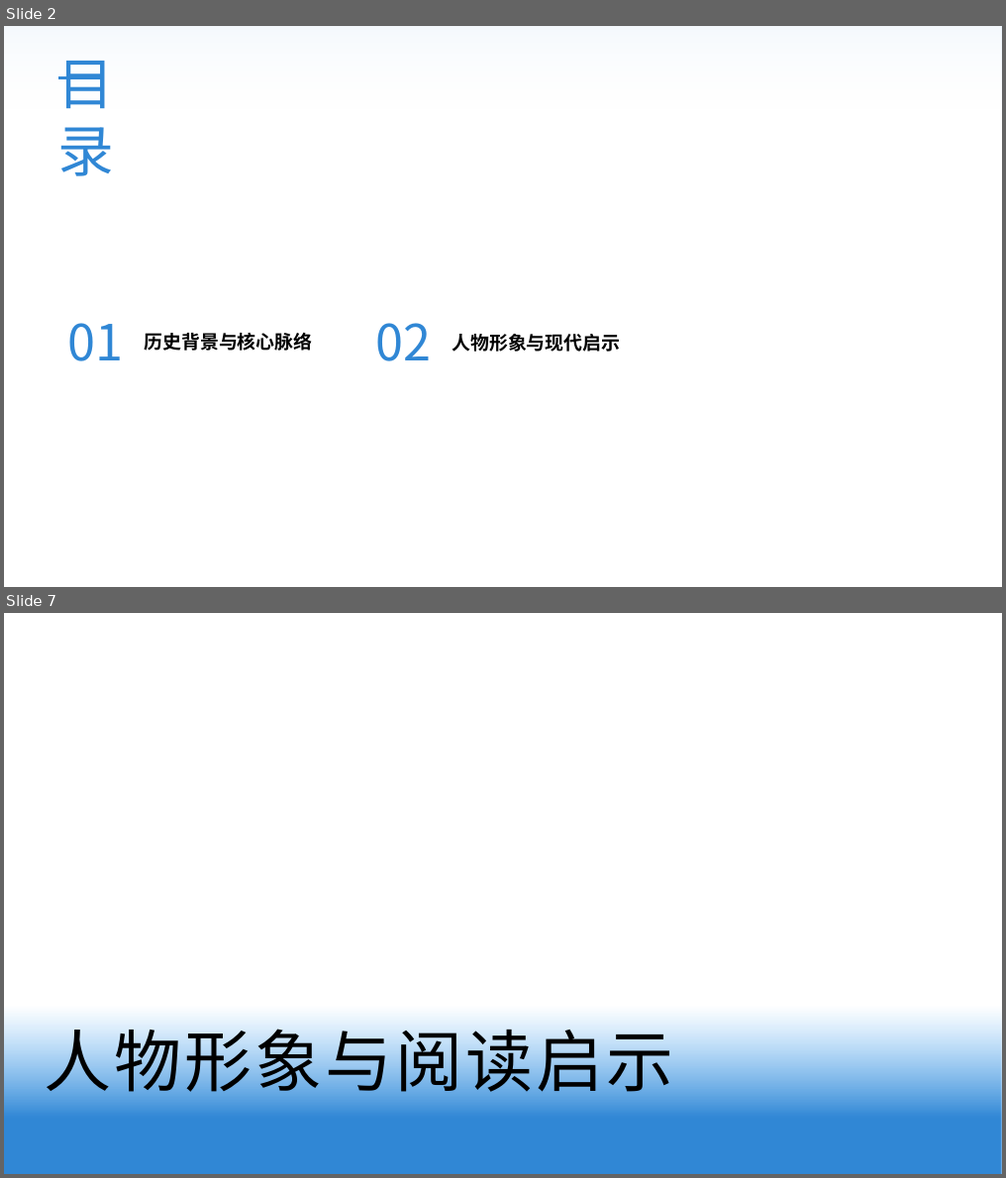
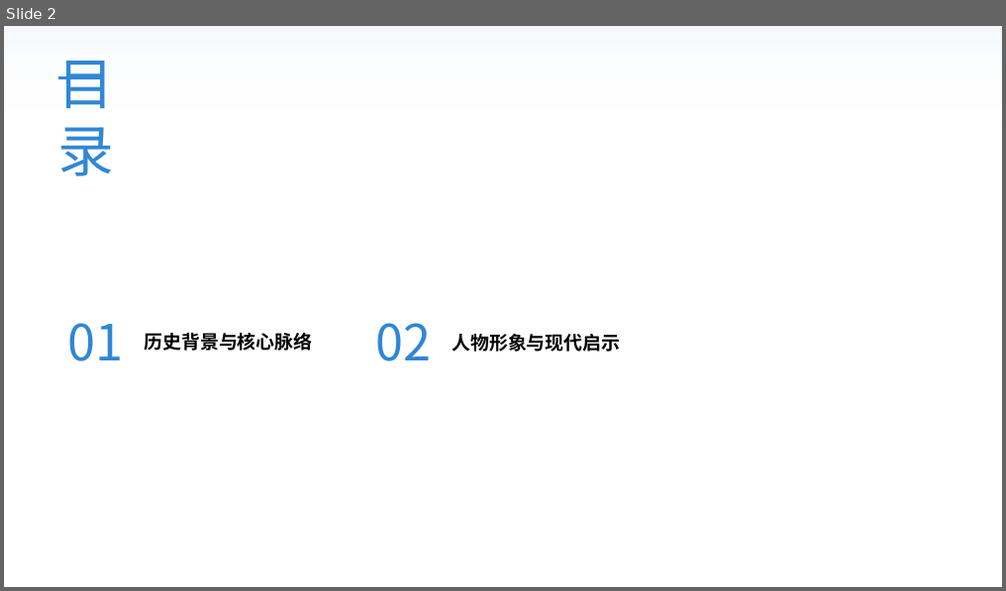
Before and after one commit to fefeding/pptx-parser, a slide deck: examples/3guo.pptx. Shown one above the other, each under a label of ours: slides 2 and 7 before the commit, slide 2 after it; the slides between them are not shown. The pictures are 1006x1178 and 1006x591 pixels, drawn with LibreOffice and Linux fonts; fonts in the diff are those of the drawing; background and template pictures are left out. Boxes give left, top, right and bottom in pixels: in the first picture for what was removed or moved away, otherwise in the second. Text is boxed around its words. In the diff, an @@ line names an element or a change of style, - is before the commit and + after.

```diff
--- a/examples/3guo.pptx
+++ b/examples/3guo.pptx
@@ slide 7 removed at <box>4,613,1002,1174</box>, background picture (left out) @@
@@ rectangle removed at <box>4,613,1002,1174</box> @@
@@ text removed at <box>37,909,145,1017</box> @@
-02
@@ text removed at <box>44,1018,674,1104</box> @@
-人物形象与阅读启示
```
Also in this commit, not shown: 9 other slides removed, 1 other file.
